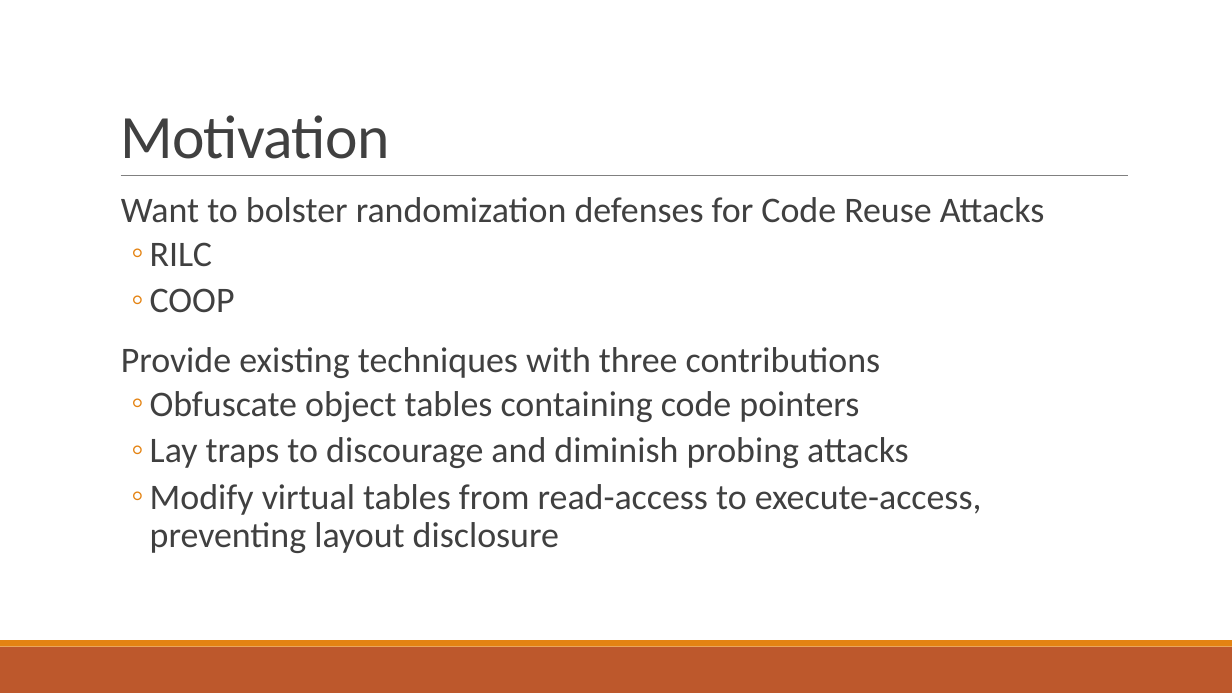
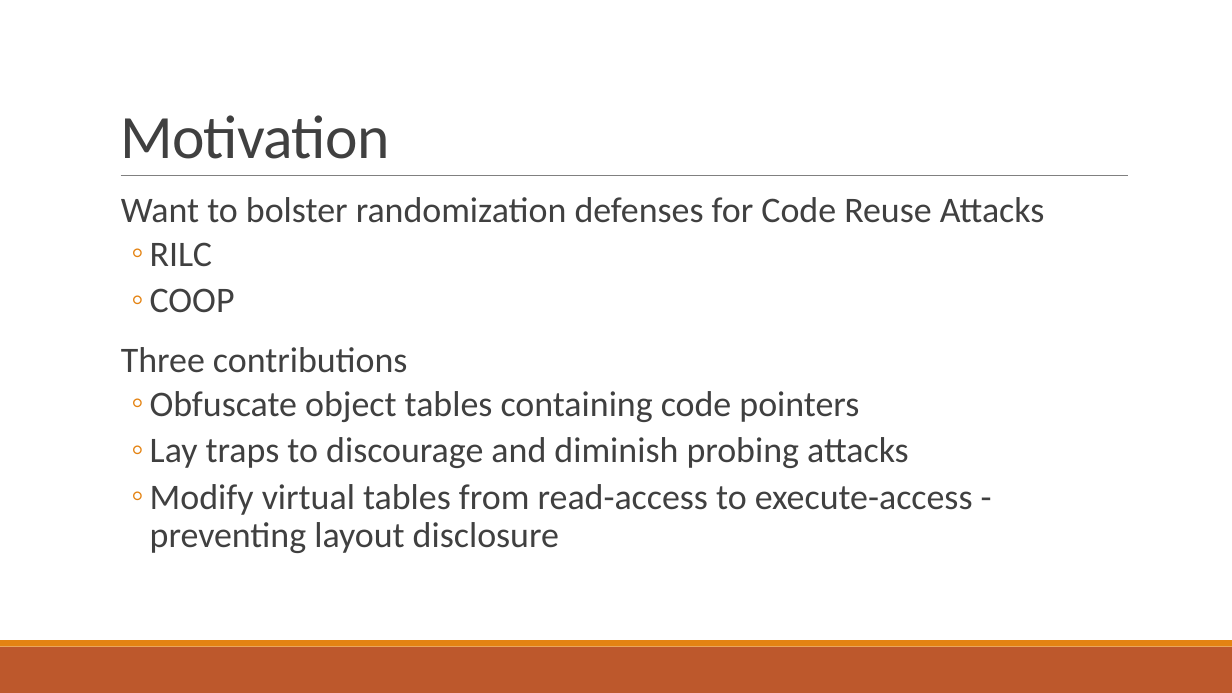
Before and after one commit to bretafinley/coop, a slide deck: slide 10 of COOP.pptx. Drawn at 1232x693 pixels with LibreOffice and Linux fonts; fonts in the diff are those of the drawing. Boxes give left, top, right and bottom in pixels: in the first picture for what was removed or moved away, otherwise in the second. Text is boxed around its words. In the diff, an @@ line names an element or a change of style, - is before the commit and + after.

```diff
--- a/COOP.pptx
+++ b/COOP.pptx
@@ text at bbox=[121, 347, 408, 373]: text changed @@
-  Provide existing techniques with three contributions
+  Three contributions
@@ text at bbox=[150, 484, 973, 553]: text changed @@
-  ◦ Modify virtual tables from read-access to execute-access, preventing layout disclosure
+  ◦ Modify virtual tables from read-access to execute-access - preventing layout disclosure
```
Also in this commit, not shown: 27 other slides changed, 1 other file.
